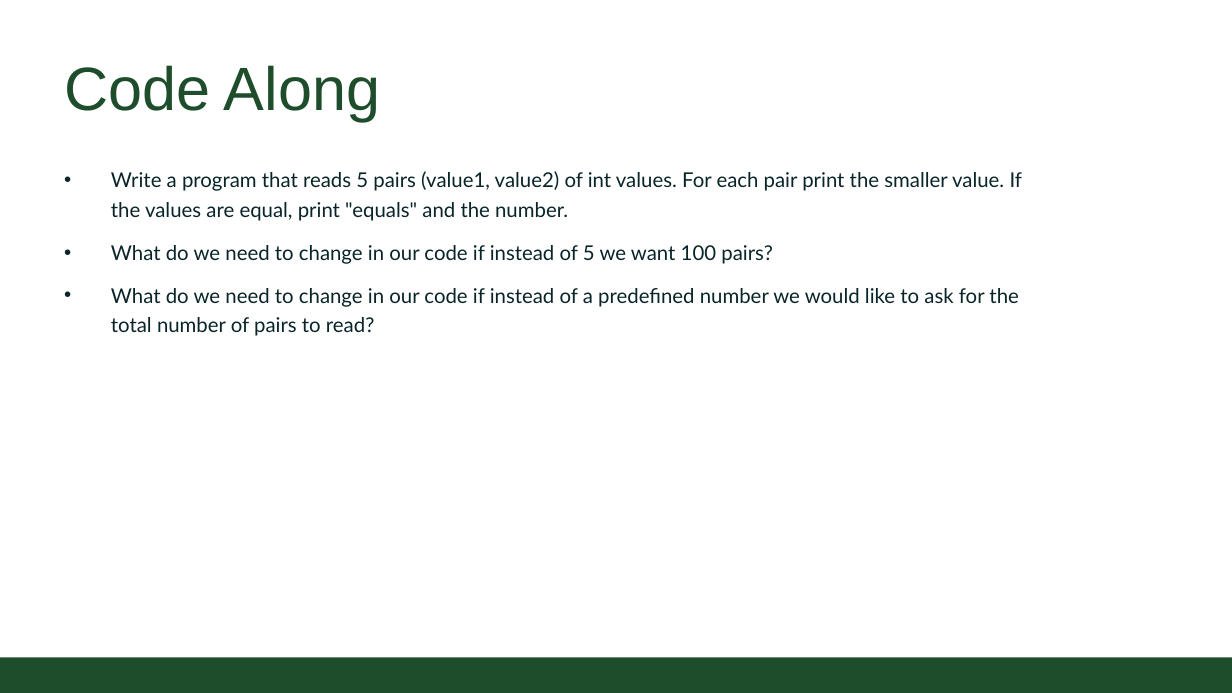
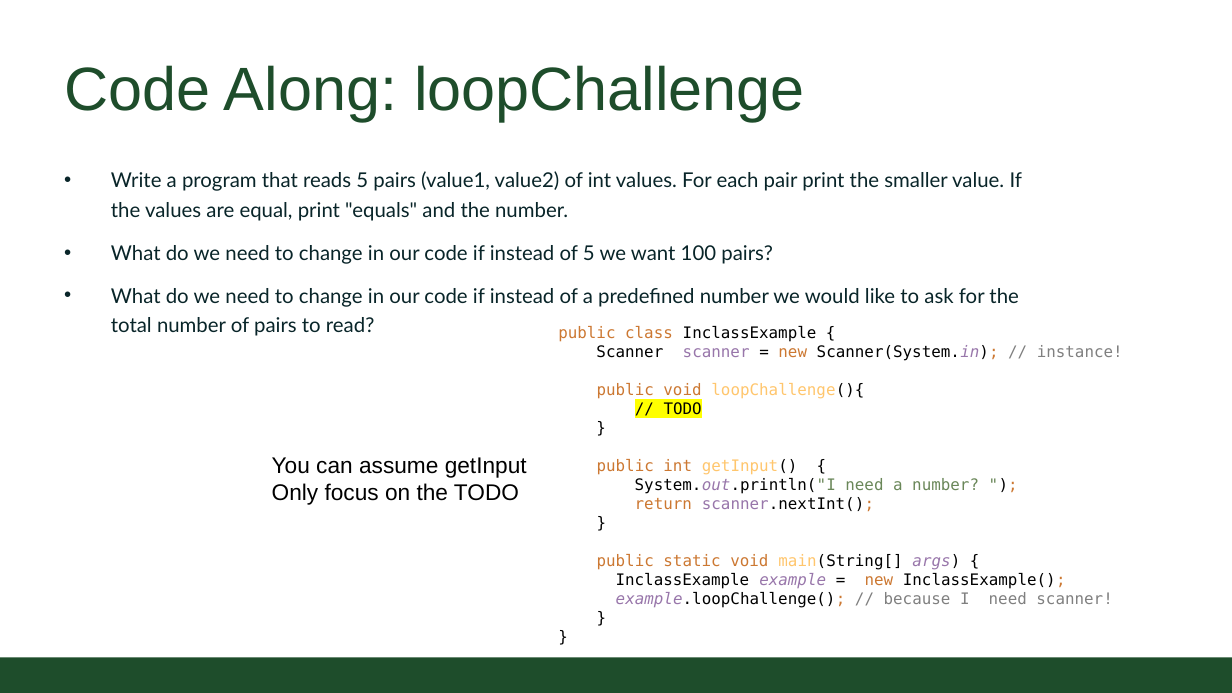
Before and after one commit to CSU-CompSci-CS163-4/Handouts, a slide deck: slide 13 of slides/On-Campus/03_02_Loops.pptx. Drawn at 1232x693 pixels with LibreOffice and Linux fonts; fonts in the diff are those of the drawing; background and template pictures are left out. Boxes give left, top, right and bottom in pixels: in the first picture for what was removed or moved away, otherwise in the second. Text is boxed around its words. In the diff, an @@ line names an element or a change of style, - is before the commit and + after.

```diff
--- a/slides/On-Campus/03_02_Loops.pptx
+++ b/slides/On-Campus/03_02_Loops.pptx
@@ title at box(64, 65, 805, 121): text changed @@
-Code Along
+Code Along: loopChallenge
@@ text added at box(558, 326, 1123, 608), 14 pt, text #000000 @@
+public class InclassExample {
+Scanner scanner = new Scanner(System.in); // instance!
+public void loopChallenge(){
+// TODO
+}
+public int getInput() {
+System.out.println("I need a number? ");
+return scanner.nextInt();
+}
+public static void main(String[] args) {
+InclassExample example = new InclassExample();
+example.loopChallenge(); // because I need scanner!
+}
+}
@@ text added at box(272, 457, 527, 505), 20 pt, text #000000 @@
+You can assume getInput
+Only focus on the TODO
```
Also in this commit, not shown: 2 other slides changed.
